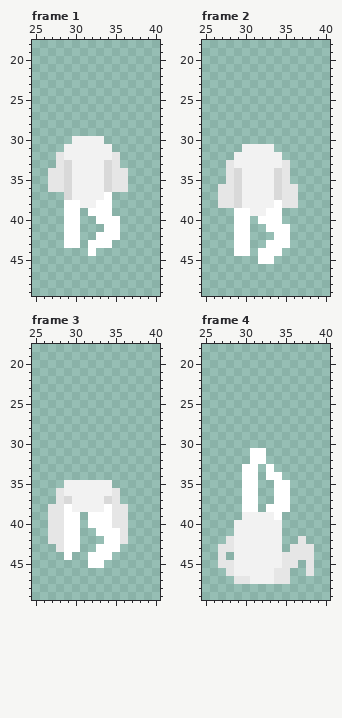
A pixel-art file gets an edit: Assets/Art/Characters/Player/Roll/Player_Roll_Up.aseprite. The first picture shows the starting point.
64x64 pixels, 8 frames. Shown: frame 1: x 25..40, y 18..49; frame 2: x 25..40, y 18..49; frame 3: x 25..40, y 18..49; frame 4: x 25..40, y 18..49. The commit also changed other frames, which this record leaves out.
And afterwards:
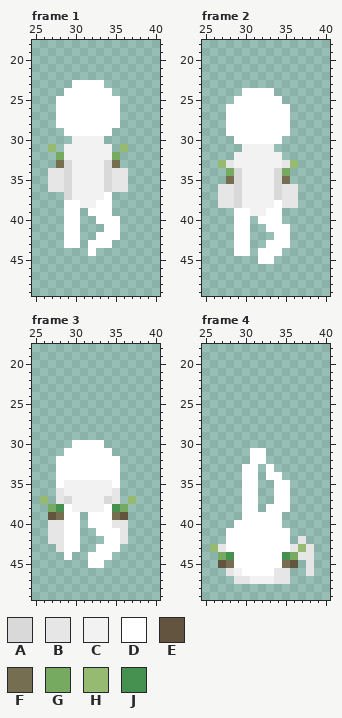
Palette (. is transparent): A #d9d9d9  B #e6e6e6  C #f2f2f2  D #ffffff  E #63543f  F #756e51  G #75aa60  H #97ba73  J #469150
Message: Roll Animations Completed
What changed:
layer "Skin/Head" now shown
layer "Chest/Leaf" now shown
Frame 1, layers "Chest/Leaf", "Skin/Head":
y 23: x 30..33 .... -> DDDD
y 24: x 29..34 ...... -> DDDDDD
y 25..28: x 28..35 ........ -> DDDDDDDD
y 29: x 29..34 ...... -> DDDDDD
y 31: x 27 . -> H; x 36 . -> H
y 32: x 28 B -> G; x 35 B -> G
y 33: x 28 B -> F; x 35 B -> F
Frame 2, layers "Chest/Leaf", "Skin/Head":
y 24: x 30..33 .... -> DDDD
y 25: x 29..34 ...... -> DDDDDD
y 26..29: x 28..35 ........ -> DDDDDDDD
y 30: x 29..34 ...... -> DDDDDD
y 33: x 27 . -> H; x 36 . -> H
y 34: x 28 B -> G; x 35 B -> G
y 35: x 28 B -> F; x 35 B -> F
Frame 3, layers "Chest/Leaf", "Skin/Head":
y 30: x 30..33 .... -> DDDD
y 31: x 29..34 ...... -> DDDDDD
y 32..34: x 28..35 ........ -> DDDDDDDD
y 35: x 28 . -> D; x 35 . -> D
y 37: x 26 . -> H; x 37 . -> H
y 38: x 27..28 BB -> GJ; x 35..36 BB -> JG
y 39: x 27..28 BB -> EF; x 35..36 BB -> FE
Frame 4, layers "Chest/Leaf", "Skin/Head":
y 39: x 30..33 CCCC -> DDDD
y 40: x 29..34 CCCCCC -> DDDDDD
y 41: x 28..35 .CCCCCC. -> DDDDDDDD
y 42: x 28..35 BCCCCCC. -> DDDDDDDD
y 43: x 26 . -> H; x 28..35 BCCCCCC. -> DDDDDDDD; x 37 B -> H
y 44: x 27..36 B.CCCCCCBB -> GJDDDDDDJG
y 45: x 27..36 BBCCCCCCBB -> EFDDDDDDFE
y 46: x 30..33 CCCC -> DDDD
Boxes around the changes in both pictures, in picture pixels (x1, y1, x2, y2):
changed: (48, 80, 128, 168)
changed: (218, 88, 298, 184)
changed: (40, 440, 136, 520)
changed: (210, 512, 306, 576)
